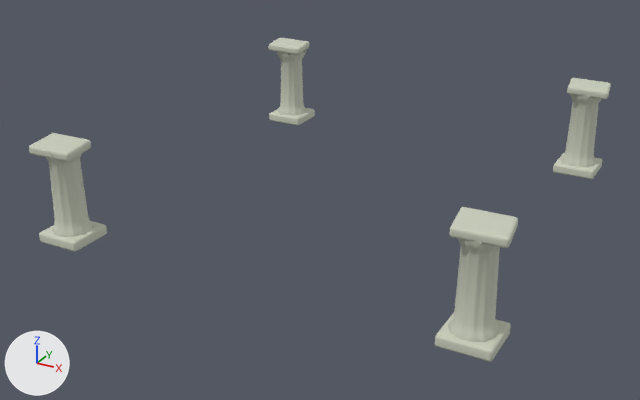
An edit to the glTF model web-3d/games/boop/public/prerender/boop-columns.glb, drawn before and after from the same camera.
Rendered twice from a 50 mm camera at (6.53, -12.83, 6.31) aimed at (-0.18, -0.62, 0.21). The axes (+X, +Y, +Z) are drawn at lower left. The lights are the same throughout. The picture after the commit comes second. Where no turn or scale is listed for an object, it has been applied to the vertices. Vertices at exactly the same position are counted once.

The first picture shows 'Ancient fractured column', 'Ancient fractured column.001', 'Ancient fractured column.002', 'Ancient fractured column.004', 'Broken capital', 'Broken capital.001', 'Broken capital.002', 'Broken capital.004', 'Buried column plinth', 'Buried column plinth.001', 'Buried column plinth.002', 'Buried column plinth.004'.
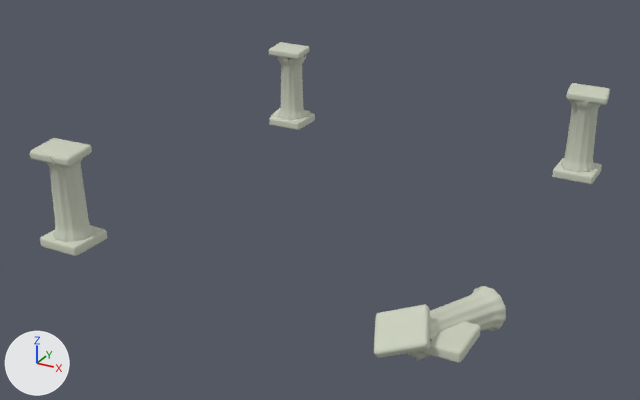
Commit message: Update Boop arena plates and columns from saved Blender scene

Where the newer file only moved an object's origin or applied its transform, the numbers keep the older frame.

Changed parts and their boxes (x1, y1, x2, y2) in the pictures (640 x 400 px):
'Ancient fractured column', reshaped: before (448, 238, 500, 342); after (407, 286, 506, 361)
'Broken capital', moved, turned: before (449, 207, 518, 248); after (374, 304, 430, 358)
'Ancient fractured column.001', moved: before (46, 149, 93, 237); after (46, 154, 94, 242)
'Buried column plinth', moved: before (435, 313, 511, 362); after (418, 321, 481, 363)
'Ancient fractured column.002', moved: before (561, 94, 601, 167); after (560, 99, 600, 172)
'Ancient fractured column.004', moved: before (277, 50, 306, 115); after (277, 55, 306, 120)
'Broken capital.001', moved: before (29, 133, 91, 162); after (30, 138, 92, 167)
'Buried column plinth.001', moved: before (39, 221, 107, 252); after (40, 226, 107, 256)
'Broken capital.002', moved: before (567, 78, 611, 99); after (566, 83, 610, 105)
'Buried column plinth.002', moved: before (553, 153, 602, 179); after (552, 158, 602, 184)
'Broken capital.004', moved: before (268, 37, 309, 55); after (269, 42, 309, 60)
'Buried column plinth.004', moved: before (269, 108, 315, 125); after (269, 113, 315, 130)

The change in detail:
me_fluted_ruined_column_005 is used by ob_ancient_fractured_column; location (0.0, -5.3, 0.1).
me_fluted_ruined_column_005 had 768 vertices, 1438 faces and spanned x 3.256..3.887, y 1.589..2.22, z 0.143..1.619.
me_fluted_ruined_column_005 now has 768 vertices, 1438 faces and spans x 2.541..3.707, y 1.536..3.129, z -0.436..0.288.
me_fluted_ruined_column_005 part 1: the whole mesh is multiplied about its middle by the matrix ((0.339, -0.846, -0.411), (-0.092, 0.405, -0.91), (0.936, 0.347, 0.06)), then moved by (-0.444, 0.426, -0.955).
Object 'Ancient fractured column.001' (ob_ancient_fractured_column_001) moves from (-6.66, -5.42, 0.03) to (-6.66, -5.42, -0.06).
Object 'Ancient fractured column.002' (ob_ancient_fractured_column_002) moves from (-0.34, 1.43, 0.03) to (-0.34, 1.43, -0.08).
Object 'Ancient fractured column.004' (ob_ancient_fractured_column_004) moves from (-6.66, 1.48, 0.03) to (-6.66, 1.48, -0.08).
Object 'Broken capital' (ob_broken_capital) moves from (3.6, -3.4, 1.72) to (2.76, -3.81, 0.23).
Object 'Broken capital' (ob_broken_capital) turns from (1.7, 2.9, 8) to (27, -21, 13) degrees about x, y and z.
Object 'Broken capital.001' (ob_broken_capital_001) moves from (-3.13, -3.52, 1.58) to (-3.13, -3.52, 1.5).
Object 'Broken capital.002' (ob_broken_capital_002) moves from (3.26, 3.34, 1.65) to (3.26, 3.34, 1.54).
Object 'Broken capital.004' (ob_broken_capital_004) moves from (-3.12, 3.34, 1.68) to (-3.12, 3.34, 1.57).
Object 'Buried column plinth' (ob_buried_column_plinth) moves from (3.57, -3.4, 0.19) to (3.18, -3.4, 0.04).
Object 'Buried column plinth.001' (ob_buried_column_plinth_001) moves from (-3.09, -3.51, 0.12) to (-3.09, -3.51, 0.04).
Object 'Buried column plinth.002' (ob_buried_column_plinth_002) moves from (3.24, 3.34, 0.12) to (3.24, 3.34, 0.02).
Object 'Buried column plinth.004' (ob_buried_column_plinth_004) moves from (-3.09, 3.38, 0.12) to (-3.09, 3.38, 0.02).
